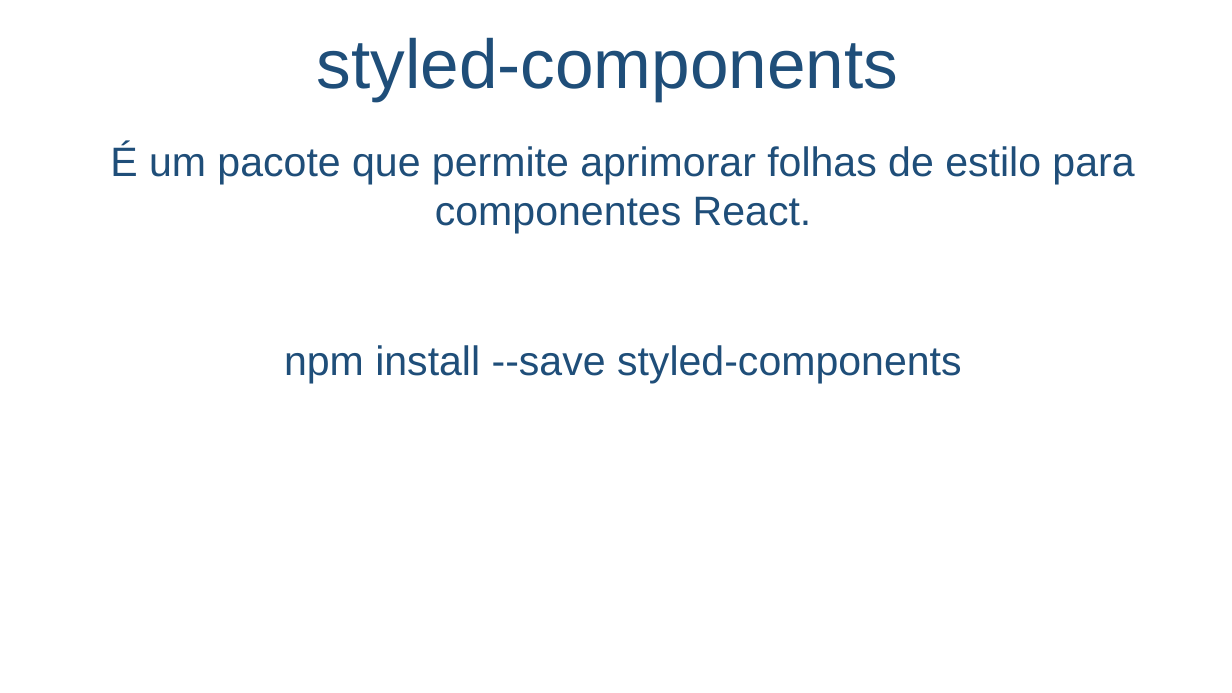
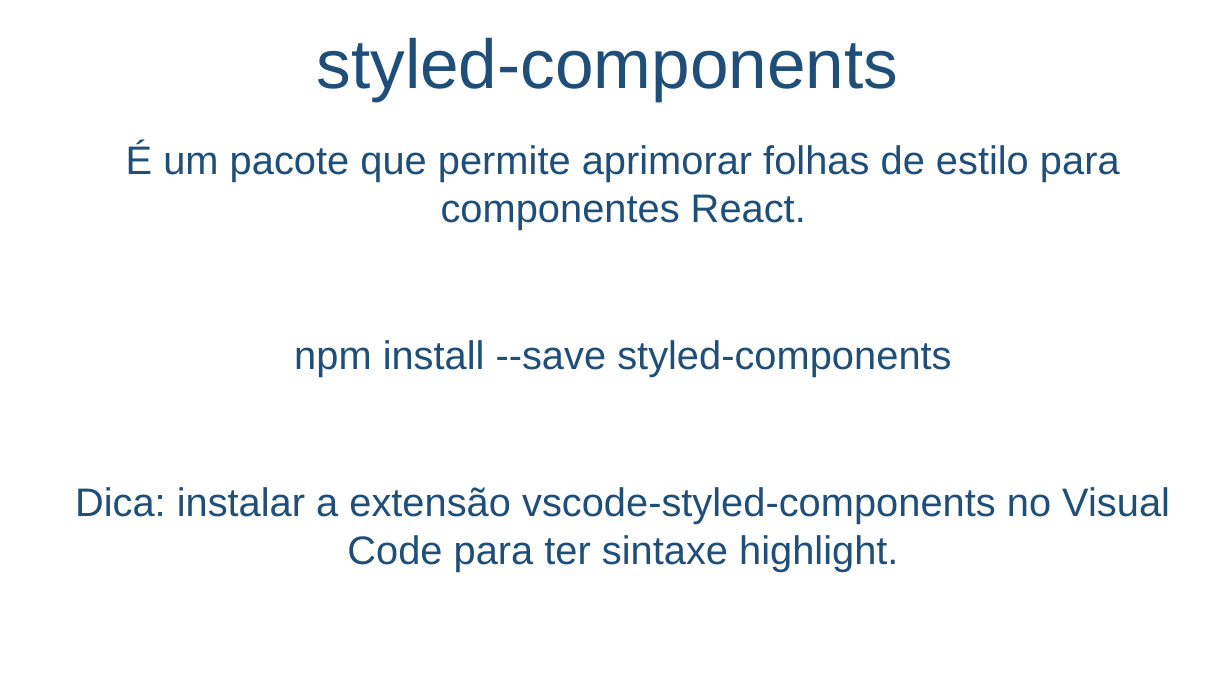
Before and after one commit to salmo-jr/public-slides, a slide deck: slide 5 of electron-introducao.pptx. Drawn at 1232x693 pixels with LibreOffice and Linux fonts; fonts in the diff are those of the drawing; background and template pictures are left out. Boxes give left, top, right and bottom in pixels: in the first picture for what was removed or moved away, otherwise in the second. Text is boxed around its words. In the diff, an @@ line names an element or a change of style, - is before the commit and + after.

```diff
--- a/electron-introducao.pptx
+++ b/electron-introducao.pptx
@@ text at (126,143,1120,377): size 32 to 31 pt in "É um pacote que permite aprimorar folhas ...", "npm install --save styled-components" @@
@@ text at (75,487,1170,571): paragraph added @@
+Dica: instalar a extensão vscode-styled-components no Visual Code para ter sintaxe highlight.
```
Also in this commit, not shown: 1 other slide changed, 2 other files.
